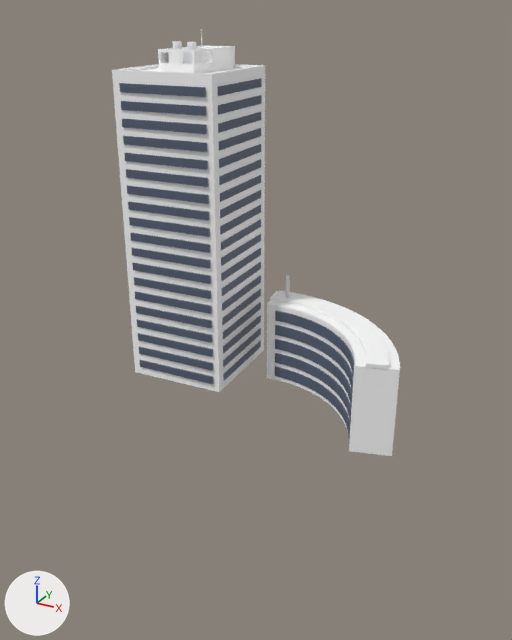
The Blender file run/material/build3.blend as it was, and as the next commit left it.
Camera for both pictures: a camera (50 mm lens) standing at (8.95, -13.63, 10.36) and looking at (2.09, -1.16, 4.13). The axes (+X, +Y, +Z) are drawn at lower left. The lights are the same throughout.

In view in the first picture: 'Group_001', '円柱', '立方体.002', '立方体.003', '立方体.004', '立方体.005', '立方体.007'.
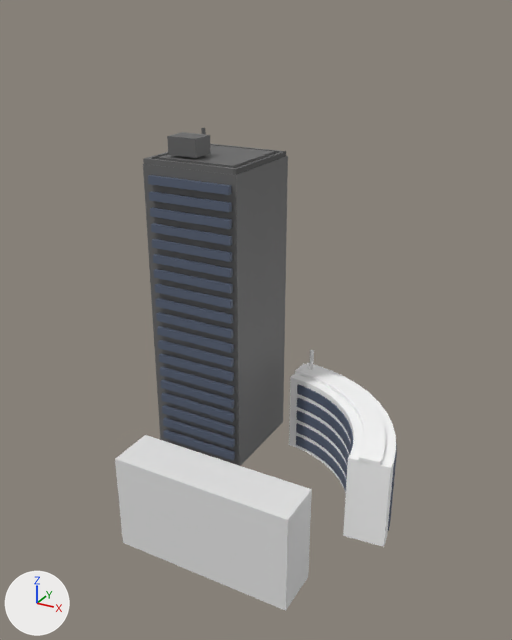
Location of each change, (x1, y1, x2, y2) in pixels of the pictures (512 x 640 px):
'立方体.005', reshaped, moved, turned, rescaled
    before: (217, 78, 262, 381)
    after: (143, 156, 288, 466)
'Group_001', deleted
    before: (112, 29, 265, 392)
'立方体.013', added
    after: (115, 435, 312, 611)
'立方体.007', moved, turned
    before: (119, 83, 214, 384)
    after: (148, 175, 235, 460)
'立方体.003', moved, turned
    before: (267, 290, 400, 456)
    after: (289, 363, 396, 547)
'立方体.002', moved, turned
    before: (275, 310, 354, 439)
    after: (296, 384, 353, 492)
'立方体.004', moved, turned
    before: (270, 291, 389, 370)
    after: (295, 363, 386, 466)
'立方体.008', added
    after: (158, 145, 274, 168)
'立方体.012', added
    after: (144, 158, 236, 174)
'立方体.011', added
    after: (233, 151, 286, 175)
'円柱', moved
    before: (285, 275, 290, 297)
    after: (309, 350, 314, 370)
'立方体.001', moved, turned (not visible before)
    after: (388, 444, 397, 531)
'立方体.010', added
    after: (210, 144, 285, 154)
'立方体.009', added
    after: (143, 152, 168, 164)
part 1 of me_立方体_001, added
    after: (143, 156, 288, 466)
part 2 of me_立方体_001, deleted
    before: (218, 78, 262, 96)
part 3 of me_立方体_001, deleted
    before: (219, 95, 262, 114)
part 4 of me_立方体_001, deleted
    before: (219, 112, 261, 133)
part 5 of me_立方体_001, deleted
    before: (219, 128, 261, 150)
part 6 of me_立方体_001, deleted
    before: (220, 144, 261, 168)
part 7 of me_立方体_001, deleted
    before: (220, 160, 261, 185)
part 8 of me_立方体_001, deleted
    before: (219, 159, 261, 381)

The change, as a list of edits to the scene's bpy script:
```text
Change me_立方体_001:
    used by ob_立方体_005; location = (0.66, 0.65, 8.77); rotation_euler = (0.0586, -1.571, 0.0), in degrees (3.4, -90, 0); scale = (0.0808, 0.0807, 0.0807)
    remove me_立方体_001.from_pydata(...)  # 456 vertices, 228 faces; spans x -84.9..1.2, y -13.2..13.2, z -0.7..0.7
    remove me_立方体_001.materials.append(mat_マテリアル_003)  # dark blue #566074
    add me_立方体_001.from_pydata(...)  # 8 vertices, 6 faces; spans x -1.3..1.3, y -0.8..0.8, z -0.2..0.2
    me_立方体_001 part 1: a new loose piece, a box spanning x -1.32..1.32, y -0.77..0.77, z -0.2..0.2, in mat_マテリアル_006 (dark grey #666666)
    me_立方体_001 part 2: the loose piece of 4 vertices spanning x -1.2..1.2, y -13.2..13.2, z -0.7 is deleted
    me_立方体_001 part 3: the loose piece of 4 vertices spanning x -5.8..-3.5, y -13.2..13.2, z -0.7 is deleted
    me_立方体_001 part 4: the loose piece of 4 vertices spanning x -10.5..-8.1, y -13.2..13.2, z -0.7 is deleted
    me_立方体_001 part 5: the loose piece of 4 vertices spanning x -15.1..-12.8, y -13.2..13.2, z -0.7 is deleted
    me_立方体_001 part 6: the loose piece of 4 vertices spanning x -19.8..-17.4, y -13.2..13.2, z -0.7 is deleted
    me_立方体_001 part 7: the loose piece of 4 vertices spanning x -24.4..-22.1, y -13.2..13.2, z -0.7 is deleted
    me_立方体_001 part 8: 316 vertices removed from x -84.9..-22.1, y -13.2..13.2, z -0.7..0.7
    add me_立方体_001.materials.append(mat_マテリアル_006)  # dark grey #666666
Remove ob_group_001:
    ob_group_001 = bpy.data.objects.new('Group_001', me_メッシュ)
Change ob_立方体_005:
    ob_立方体_005.location: (0.66, 0.65, 8.77) -> (0.12, 0.54, 3.43)
    ob_立方体_005.rotation_euler: (0.0586, -1.571, 0.0) -> (0.0, 0.0, 1.571)  # degrees (3.4, -90, 0) -> degrees (0, 0, 90)
    ob_立方体_005.scale: (0.0808, 0.0807, 0.0807) -> (0.928, 1.59, 18.4)
Change ob_立方体_007:
    ob_立方体_007.location: (-0.44, -0.71, 8.77) -> (0.17, -0.75, 6.81)
    ob_立方体_007.rotation_euler: (1.617, -1.571, 0.0) -> (1.565, -1.571, 0.0)  # degrees (93, -90, 0) -> degrees (90, -90, 0)
Change ob_立方体_001:
    ob_立方体_001.location: (1.35, -2.64, 1.92) -> (1.28, -2.32, -0.09)
    ob_立方体_001.rotation_euler: (0.0, 0.0, 3.357) -> (0.0, 0.0, 3.164)  # degrees (0, 0, 192) -> degrees (0, 0, 181)
Change ob_立方体_002:
    ob_立方体_002.location: (1.13, -1.69, 1.92) -> (1.25, -1.34, -0.09)
    ob_立方体_002.rotation_euler: (0.0, 0.0, 3.357) -> (0.0, 0.0, 3.164)  # degrees (0, 0, 192) -> degrees (0, 0, 181)
Change ob_立方体_003:
    ob_立方体_003.location: (1.49, -2.1, 2.7) -> (1.52, -1.82, 0.69)
    ob_立方体_003.rotation_euler: (0.0, 0.0, 3.357) -> (0.0, 0.0, 3.164)  # degrees (0, 0, 192) -> degrees (0, 0, 181)
Change ob_立方体_004:
    ob_立方体_004.location: (1.49, -2.1, 3.75) -> (1.52, -1.82, 1.75)
    ob_立方体_004.rotation_euler: (0.0, 0.0, 3.357) -> (0.0, 0.0, 3.164)  # degrees (0, 0, 192) -> degrees (0, 0, 181)
Change ob_円柱:
    ob_円柱.location: (1.72, 1.12, 3.99) -> (2.32, 1.39, 1.98)
Add ob_立方体_013:
    ob_立方体_013 = bpy.data.objects.new('立方体.013', me_立方体_015)  # a box spanning x -1.48..1.48, y -0.53..0.53, z -1.12..1.12
    ob_立方体_013.location = (2.32, -3.53, 0.54)
    ob_立方体_013.scale = (1.38, 1.0, 1.0)
Add ob_立方体_012:
    ob_立方体_012 = bpy.data.objects.new('立方体.012', me_立方体_014)  # a box spanning x -1.02..1.02, y -0.99..0.99, z -0.18..0.18; in mat_マテリアル_012 (dark grey #666666)
    ob_立方体_012.location = (0.1, -0.63, 7.18)
    ob_立方体_012.rotation_euler = (0.0, 0.0, 1.571)  # degrees (0, 0, 90)
    ob_立方体_012.scale = (-0.0371, 1.2, 0.429)
Add ob_立方体_011:
    ob_立方体_011 = bpy.data.objects.new('立方体.011', me_立方体_013)  # a box spanning x -1.02..1.02, y -0.99..0.99, z -0.18..0.18; in mat_マテリアル_013 (dark grey #666666)
    ob_立方体_011.location = (1.3, 0.53, 7.17)
    ob_立方体_011.scale = (-0.0371, 1.2, 0.429)
Add ob_立方体_010:
    ob_立方体_010 = bpy.data.objects.new('立方体.010', me_立方体_012)  # a box spanning x -1.02..1.02, y -0.99..0.99, z -0.18..0.18; in mat_マテリアル_014 (dark grey #666666)
    ob_立方体_010.location = (0.12, 1.68, 7.17)
    ob_立方体_010.rotation_euler = (0.0, 0.0, 1.571)  # degrees (0, 0, 90)
    ob_立方体_010.scale = (-0.0371, 1.2, 0.429)
Add ob_立方体_009:
    ob_立方体_009 = bpy.data.objects.new('立方体.009', me_立方体_011)  # a box spanning x -1.02..1.02, y -0.99..0.99, z -0.18..0.18; in mat_マテリアル_015 (dark grey #666666)
    ob_立方体_009.location = (-1.06, 0.53, 7.17)
    ob_立方体_009.scale = (-0.0371, 1.2, 0.429)
Add ob_立方体_008:
    ob_立方体_008 = bpy.data.objects.new('立方体.008', me_立方体_010)  # a box spanning x -1.32..1.32, y -0.77..0.77, z -0.2..0.2; in mat_マテリアル_011 (dark grey #666666)
    ob_立方体_008.location = (0.12, 0.54, 7.13)
    ob_立方体_008.rotation_euler = (0.0, 0.0, 1.571)  # degrees (0, 0, 90)
    ob_立方体_008.scale = (0.728, 1.29, 0.655)
```
